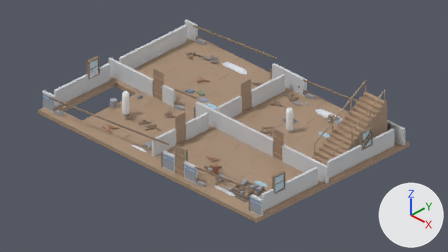
The Blender file assets_src/models/ranch_a/house.blend: old version first, new version second.
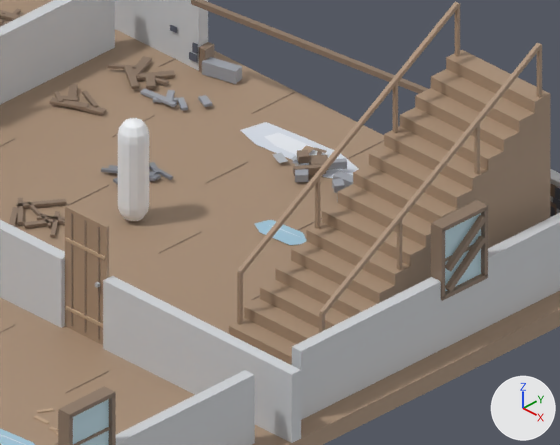
The first picture shows the older version from the file's camera 'Camera'. The close-ups show the older and then the newer version on the part from 58% to 87% of the width and 32% to 73% of the height of that picture. Only the edits that show in the close-ups are written down. The lights are fixed; the arrows at lower right show +X, +Y and +Z.

Before the edit, the objects in view are built like this:
```python
me_dress_f1_floor_ice = bpy.data.meshes.new('DRESS_F1_floor_ice')
me_dress_f1_floor_ice.from_pydata(...)  # 30 vertices, 6 faces; spans x 7.05..17.57, y -10.84..-2.98, z 0.02
# faces by material slot: [3, 3]
me_dress_f1_floor_ice.materials.append(mat_ice_2)  # blue #a4cade
me_dress_f1_floor_ice.materials.append(mat_snow_1)  # white #dbe1eb
me_f1_humidifier = bpy.data.meshes.new('F1_humidifier')
me_f1_humidifier.from_pydata(...)  # 48 vertices, 36 faces; spans x 10.892..11.969, y -1.823..-1.165, z 0.03..0.115
me_f1_humidifier.materials.append(mat_concrete_2)  # grey #9da1aa
me_立方体_004 = bpy.data.meshes.new('立方体.004')
me_立方体_004.from_pydata(...)  # 16 vertices, 12 faces; spans x -0.045..0.045, y -0.408..0.408, z -0.335..0.695
me_立方体_004.materials.append(mat_wood_1)  # brown #8d7866
ob_dress_f1_floor_ice = bpy.data.objects.new('DRESS_F1_floor_ice', me_dress_f1_floor_ice)
ob_dress_f1_floor_ice.location = (0.0, 0.0, 0.0)
ob_f1_humidifier = bpy.data.objects.new('F1_humidifier', me_f1_humidifier)
ob_f1_humidifier.location = (0.0, 0.0, 0.0)
ob_f1_window_board_19_3 = bpy.data.objects.new('F1_window_board_19_3', me_立方体_004)
ob_f1_window_board_19_3.location = (19.63, -3.5, 1.32)
# also in view: 'F1_window_19_11' at (19.5, -11.5, 1.5); 'stair_1F_2F' at (18.0, -3.5, 2.0); 'DRESS_F1_fractured_wall_edges' at (10.0, -7.1, 0.7); 'F1_window_19_3' at (19.5, -3.5, 1.5); 'F1_floor' at (10.0, -7.0, -0.2)
```
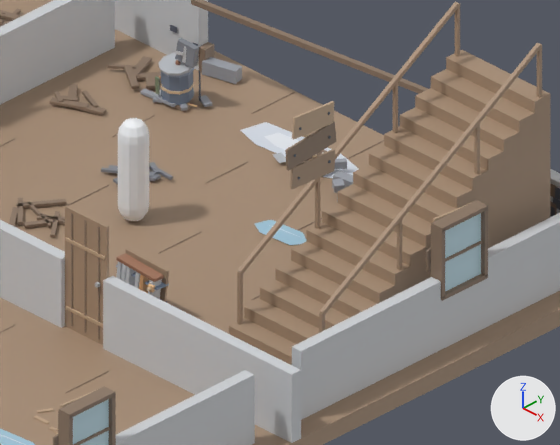
Edits to the bpy script that builds the scene:
```text
Change me_立方体_004:
    remove me_立方体_004.from_pydata(...)  # 16 vertices, 12 faces; spans x -0.045..0.045, y -0.408..0.408, z -0.335..0.695
    add me_立方体_004.from_pydata(...)  # 80 vertices, 60 faces; spans x 19.277..19.37, y -4.049..-2.991, z 0.867..2.139
    me_立方体_004 part 1: the loose piece of 8 vertices spanning x -0.045..0.045, y -0.408..0.408, z -0.335..0.335 is deleted
    me_立方体_004 part 2: the loose piece of 8 vertices spanning x -0.045..0.045, y -0.408..0.408, z 0.025..0.695 is deleted
    me_立方体_004 part 3: 32 vertices added at x 19.277..19.35, y -4.049..-2.991, z 0.867..2.139
    other edits to the shape of me_立方体_004 do not show in these pictures
    add me_立方体_004.materials.append(mat_wood_2)  # beige #a98f77
    add me_立方体_004.materials.append(mat_outline_1)  # greyish blue #5c6271
    add me_立方体_004.materials.append(mat_wood_3)  # beige #c3a88c
    add me_立方体_004.materials.append(mat_wood_4)  # beige #dac2a4
Change ob_f1_window_board_19_3:
    ob_f1_window_board_19_3.location: (19.63, -3.5, 1.32) -> (0.0, 0.0, 0.0)
Add ob_f2_window_board_19_6:
    ob_f2_window_board_19_6 = bpy.data.objects.new('F2_window_board_19_6', me_f2_window_board_19_6)  # 80 vertices, 60 faces; spans x 19.277..19.37, y -7.049..-5.991, z 3.867..5.139; in mat_wood_2 (beige #a98f77), mat_outline_1 (greyish blue #5c6271), mat_wood_1 (brown #8d7866), mat_wood_3 (beige #c3a88c), mat_wood_4 (beige #dac2a4)
    ob_f2_window_board_19_6.location = (0.0, 0.0, 0.0)
Add ob_f1_window_board_19_11:
    ob_f1_window_board_19_11 = bpy.data.objects.new('F1_window_board_19_11', me_f1_window_board_19_11)  # 80 vertices, 60 faces; spans x 19.277..19.37, y -12.049..-10.991, z 0.867..2.139; in mat_wood_2 (beige #a98f77), mat_outline_1 (greyish blue #5c6271), mat_wood_1 (brown #8d7866), mat_wood_3 (beige #c3a88c), mat_wood_4 (beige #dac2a4)
    ob_f1_window_board_19_11.location = (0.0, 0.0, 0.0)
Add ob_f1_humidifier_fixed:
    ob_f1_humidifier_fixed = bpy.data.objects.new('F1_humidifier_fixed', me_f1_humidifier_fixed)  # 208 vertices, 142 faces; spans x 11.02..11.854, y -1.803..-1.221, z 0.0..1.14; in mat_concrete_3 (light grey #b8bcc2), mat_wood_1 (brown #8d7866), mat_concrete_2 (grey #9da1aa), mat_cloth_a_1 (greyish blue #76859c), mat_cloth_a_2 (greyish blue #8e9fb8), mat_rust_1 (brown #a4765d), mat_concrete_1 (grey #838790), mat_concrete_4 (light grey #d0d3d7), mat_cloth_b_2 (greyish green #9dac88), mat_wood_4 (beige #dac2a4), mat_cloth_b_1 (greyish green #7e8d73), mat_rust_2 (orange #c28e69), mat_outline_1 (greyish blue #5c6271), mat_rust_4 (beige #ecc294)
    ob_f1_humidifier_fixed.location = (0.0, 0.0, 0.0)
Add ob_f1_electric_heater_fixed:
    ob_f1_electric_heater_fixed = bpy.data.objects.new('F1_electric_heater_fixed', me_f1_electric_heater_fixed)  # 172 vertices, 128 faces; spans x 15.098..16.078, y -6.684..-6.253, z 0.0..0.937; in mat_wood_2 (beige #a98f77), mat_wood_3 (beige #c3a88c), mat_concrete_3 (light grey #b8bcc2), mat_concrete_2 (grey #9da1aa), mat_wood_1 (brown #8d7866), mat_concrete_4 (light grey #d0d3d7), mat_rust_3 (beige #dba774), mat_rust_1 (brown #a4765d), mat_rust_4 (beige #ecc294), mat_wood_4 (beige #dac2a4), mat_outline_1 (greyish blue #5c6271), mat_cloth_a_2 (greyish blue #8e9fb8), mat_cloth_a_1 (greyish blue #76859c)
    ob_f1_electric_heater_fixed.location = (0.0, 0.0, 0.0)
```

Where the change shows, as pixel boxes [x1, y1, x2, y2] in the close-ups (560 x 445 px):
'F2_window_board_19_6', added: after [285, 101, 336, 189]
    faces in mat_wood_1 (brown #8d7866): [285, 121, 336, 171]
    faces in mat_wood_2 (beige #a98f77): [290, 149, 335, 189]
    faces in mat_wood_3 (beige #c3a88c): [292, 101, 334, 140]
'F1_humidifier_fixed', added: after [153, 38, 201, 112]
'F1_electric_heater_fixed', added: after [116, 249, 169, 303]
'F1_window_board_19_3', reshaped, moved (mostly hidden afterwards): before [445, 215, 486, 292]; after [425, 202, 472, 277]
'F1_window_board_19_11', added (mostly hidden): after [53, 388, 100, 445]
part 1 of me_立方体_004, deleted (brown): before [445, 236, 486, 292]
part 2 of me_立方体_004, deleted (brown): before [445, 215, 486, 271]
part 3 of me_立方体_004, added (mostly hidden): after [425, 202, 472, 277]
